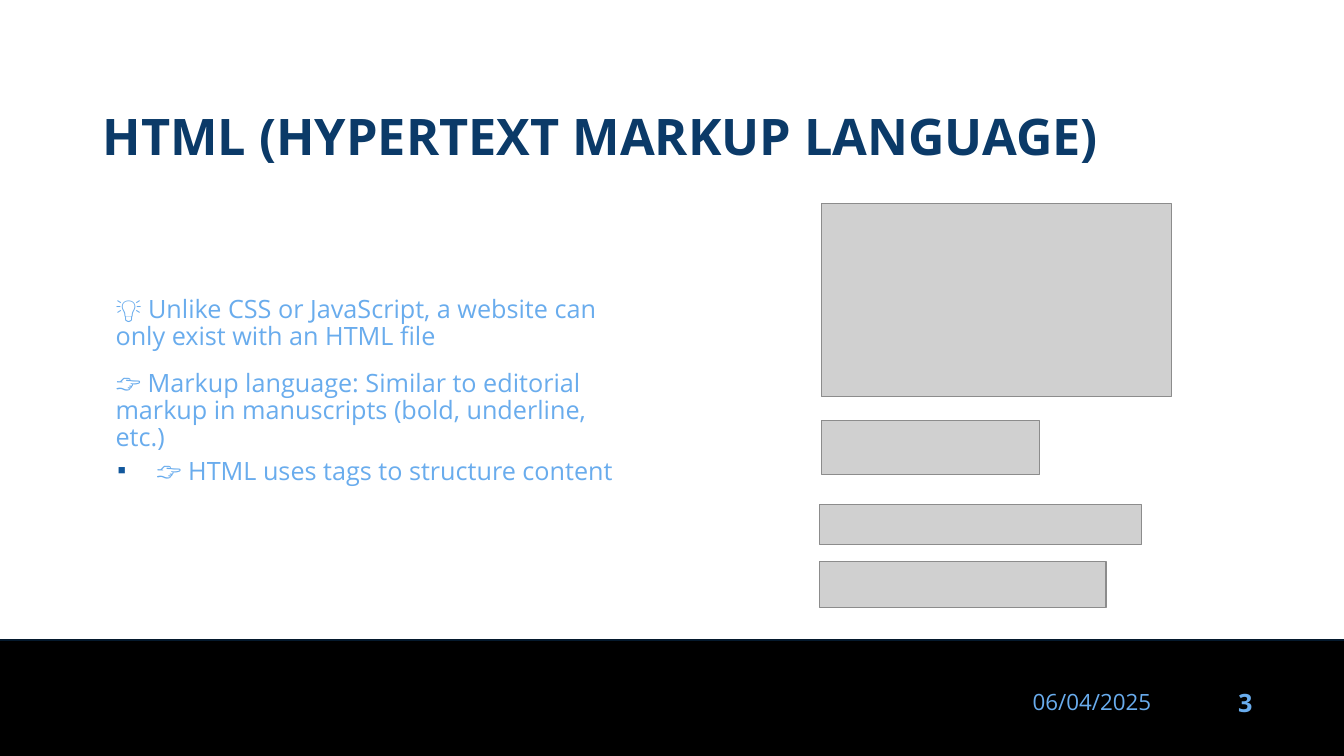
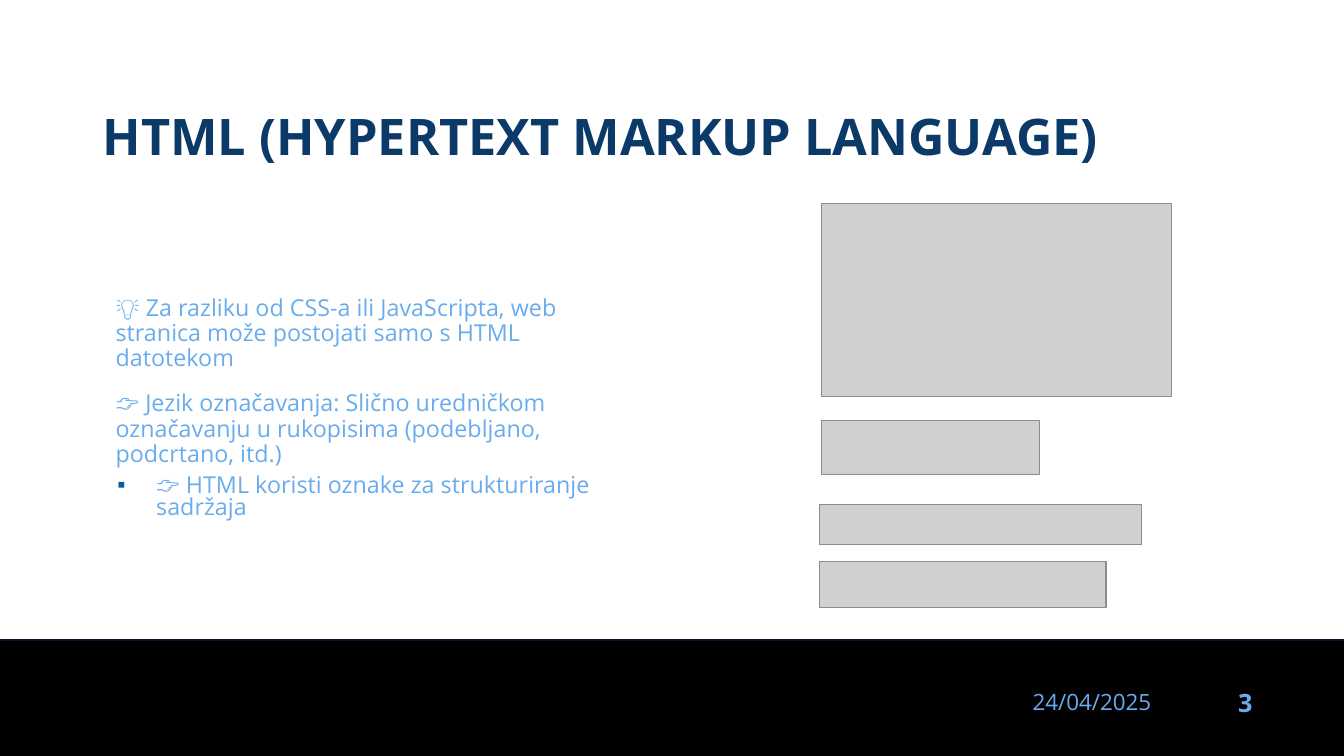
Before and after one commit to dinoDuvnjak/CTK, a slide deck: slide 3 of Bootcamp/html-uvod/html-uvod.pptx. Drawn at 1344x756 pixels with LibreOffice and Linux fonts; fonts in the diff are those of the drawing; grey boxes stand for pictures; background and template pictures are left out. Boxes give left, top, right and bottom in pixels: in the first picture for what was removed or moved away, otherwise in the second. Text is boxed around its words. In the diff, an @@ line names an element or a change of style, - is before the commit and + after.

Commit message:
added some html enhacments

```diff
--- a/Bootcamp/html-uvod/html-uvod.pptx
+++ b/Bootcamp/html-uvod/html-uvod.pptx
@@ text at (x1=116, y1=298, x2=590, y2=521): text changed; size 18 to 16.6 pt @@
-▪ 💡 Unlike CSS or JavaScript, a website can only exist with an HTML file
-  👉 Markup language: Similar to editorial markup in manuscripts (bold, underline, etc.)
-  👉 HTML uses tags to structure content
+▪ 💡 Za razliku od CSS-a ili JavaScripta, web stranica može postojati samo s HTML datotekom
+  👉 Jezik označavanja: Slično uredničkom označavanju u rukopisima (podebljano, podcrtano, itd.)
+  👉 HTML koristi oznake za strukturiranje sadržaja
@@ text at (x1=1033, y1=693, x2=1151, y2=711): text changed @@
-06/04/2025
+24/04/2025
```
Also in this commit, not shown: 20 other slides changed, 7 other files.
